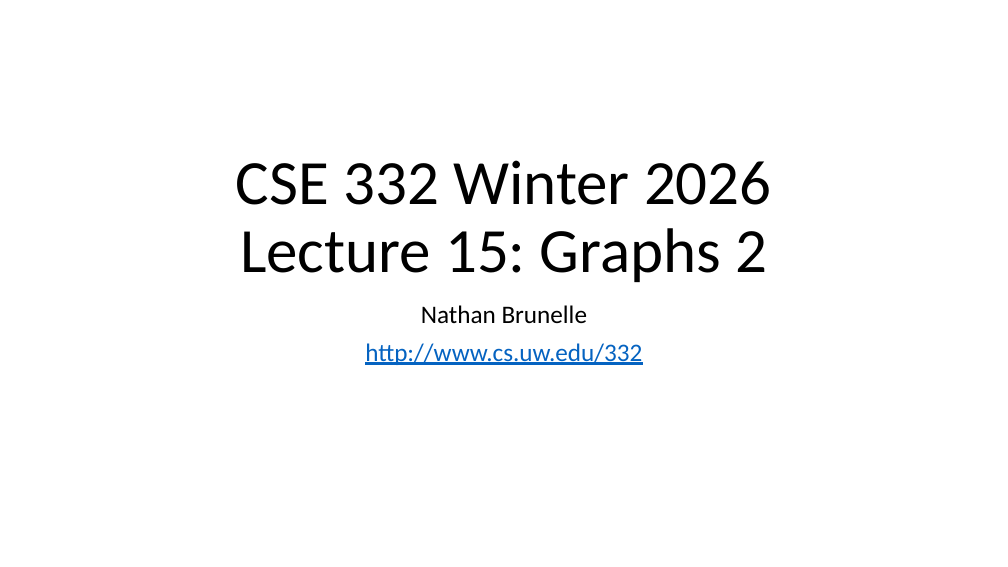
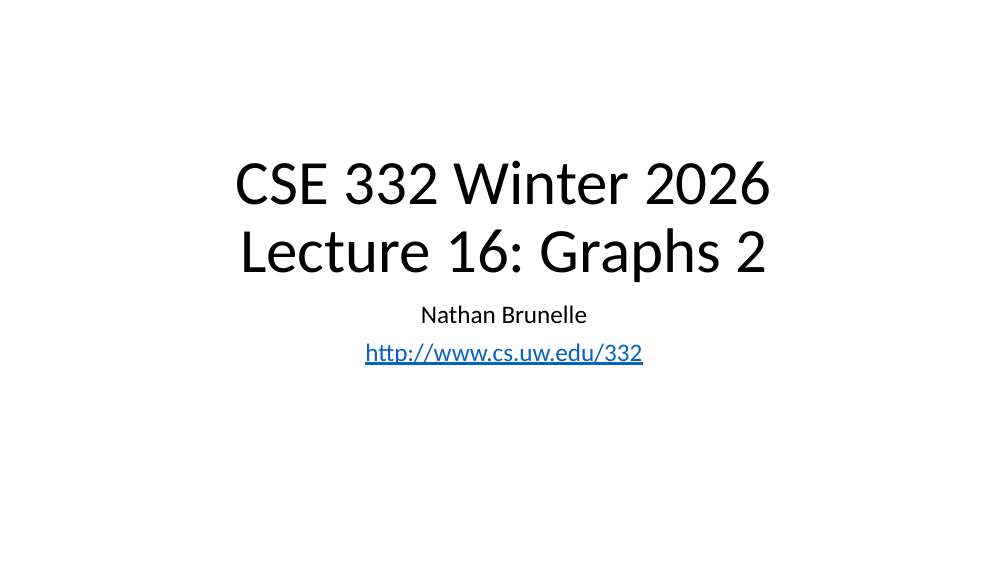
Before and after one commit to natebrunelle/cse332, a slide deck: slide 1 of markdown/files/slides/lecture16_graphs2.pptx. Drawn at 1008x567 pixels with LibreOffice and Linux fonts; fonts in the diff are those of the drawing. Boxes give left, top, right and bottom in pixels: in the first picture for what was removed or moved away, otherwise in the second. Text is boxed around its words. In the diff, an @@ line names an element or a change of style, - is before the commit and + after.

```diff
--- a/markdown/files/slides/lecture16_graphs2.pptx
+++ b/markdown/files/slides/lecture16_graphs2.pptx
@@ title at bbox=[236, 160, 772, 282]: text changed @@
-CSE 332 Winter 2026
-Lecture 15: Graphs 2
+CSE 332 Winter 2026
+Lecture 16: Graphs 2
```
Also in this commit, not shown: 10 other files.
